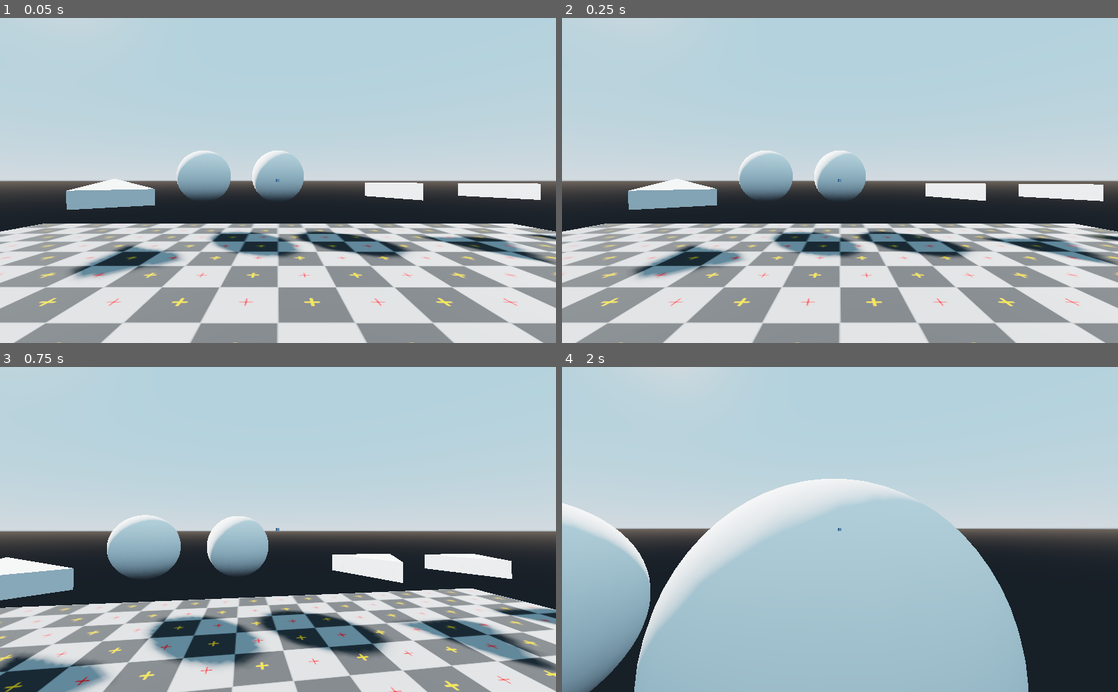
Above: before the commit, frames 1-4 (two rows, left to right).
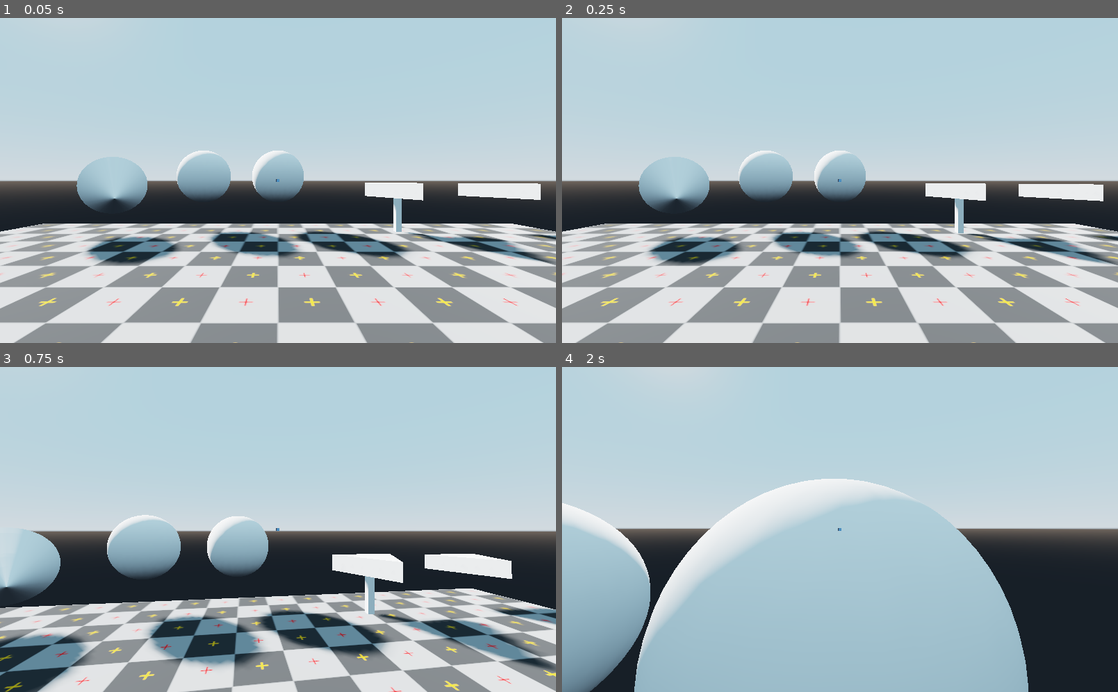
Above: after the commit, the same moments.

Repository: Linko-3D/Godot-Templates-Collection
Game: Godot game, scene res://Sandbox.tscn
Same seed, same stepped clock (60 frames per second), same inputs: the game is played once before the commit and once after it. The engine's default icon, where the game draws it, is replaced by a stand-in: a white triangle on a blue panel in a dark square.
Inputs (mouse positions are in pixels of both pictures, inside the frame that each line leads up to):
- Up to frame 1 (0.05 s): no input
- Up to frame 2 (0.25 s): no input
- Up to frame 3 (0.75 s): tap Enter (ui_accept) at 0.5 s; move the mouse to (305, 529) at 0.52 s; hold Up (ui_up) from 0.53 s (still down); click (305, 529) at 0.67 s
- Up to frame 4 (2 s): keep holding Up (ui_up); tap Enter (ui_accept) at 0.77, 1.52 s; move the mouse to (812, 529) at 1.27 s

The runs differ from the first frame. In frame 1, 3.2% of the frame differs, in the area x 11-80%, y 42-81%; in frame 2, 3.2%; in frame 3, 4.3%, in the area x 0-76%, y 49-100%; in frame 4, nothing differs.

Commit message:
tweaks

Diff:
--- /dev/null
+++ b/Templates/3D/AI/CanSee/CanSee.gd
@@ -0,0 +1,13 @@
+extends Spatial
+
+# Declare member variables here. Examples:
+# var a = 2
+# var b = "text"
+
+# Called when the node enters the scene tree for the first time.
+func _ready():
+	pass # Replace with function body.
+
+# Called every frame. 'delta' is the elapsed time since the previous frame.
+#func _process(delta):
+#	pass
--- /dev/null
+++ b/Templates/3D/AI/CanSee/CanSee.tscn
@@ -0,0 +1,23 @@
+[gd_scene load_steps=4 format=2]
+
+[ext_resource path="res://Templates/3D/AI/CanSee/CanSee.gd" type="Script" id=1]
+
+[sub_resource type="SphereMesh" id=1]
+
+[sub_resource type="CylinderMesh" id=2]
+height = 2.44
+
+[node name="CanSee" type="Spatial"]
+script = ExtResource( 1 )
+
+[node name="RayCast" type="RayCast" parent="."]
+transform = Transform( 1, 0, 0, 0, -4.37114e-008, -1, 0, 1, -4.37114e-008, 0, 0, 0 )
+
+[node name="MeshInstance" type="MeshInstance" parent="."]
+transform = Transform( 1, 0, 0, 0, -4.37114e-008, -1, 0, 1, -4.37114e-008, 0, 0, 0 )
+mesh = SubResource( 1 )
+material/0 = null
+
+[node name="MeshInstance" type="MeshInstance" parent="MeshInstance"]
+mesh = SubResource( 2 )
+material/0 = null
--- a/Templates/3D/AI/LookAt/LookAt.tscn
+++ b/Templates/3D/AI/LookAt/LookAt.tscn
@@ -2,8 +2,8 @@
 
 [ext_resource path="res://Templates/3D/AI/LookAt/LookAt.gd" type="Script" id=1]
 
-[sub_resource type="PrismMesh" id=1]
-size = Vector3( 2, 2, 0.5 )
+[sub_resource type="CylinderMesh" id=1]
+bottom_radius = 0.001
 
 [node name="LookAt" type="Spatial"]
 script = ExtResource( 1 )
--- a/Templates/3D/AI/MoveToAdv/MoveToAdv.tscn
+++ b/Templates/3D/AI/MoveToAdv/MoveToAdv.tscn
@@ -1,11 +1,14 @@
-[gd_scene load_steps=4 format=2]
+[gd_scene load_steps=5 format=2]
 
 [ext_resource path="res://Templates/3D/AI/MoveToAdv/MoveToAdv.gd" type="Script" id=1]
 
 [sub_resource type="PrismMesh" id=1]
 size = Vector3( 2, 2, 0.5 )
 
-[sub_resource type="ConvexPolygonShape" id=2]
+[sub_resource type="CubeMesh" id=2]
+size = Vector3( 0.2, 0.2, 1.5 )
+
+[sub_resource type="ConvexPolygonShape" id=3]
 points = PoolVector3Array( 0, 1, 0.25, 0, 1, -0.25, 0, 1, 0.25, 0, 1, -0.25, -1, -1, 0.25, 1, -1, -0.25, 1, -1, 0.25, -1, -1, -0.25, 0, 1, 0.25, 0, 1, -0.25, 0, 1, -0.25, 0, 1, 0.25, 1, -1, 0.25, -1, -1, -0.25, 1, -1, -0.25, -1, -1, 0.25, -1, -1, 0.25, 1, -1, 0.25, -1, -1, -0.25, 1, -1, -0.25 )
 
 [node name="MoveToAdv" type="KinematicBody"]
@@ -16,6 +19,11 @@
 mesh = SubResource( 1 )
 material/0 = null
 
+[node name="MeshInstance" type="MeshInstance" parent="MeshInstance"]
+transform = Transform( 1, 0, 0, 0, 1, 0, 0, 0, 1, 0, -0.5, 0.976 )
+mesh = SubResource( 2 )
+material/0 = null
+
 [node name="CollisionShape" type="CollisionShape" parent="."]
 transform = Transform( 1, 0, 0, 0, -4.37114e-008, -1, 0, 1, -4.37114e-008, 0, 0, 0 )
-shape = SubResource( 2 )
+shape = SubResource( 3 )
Not shown: 2 places in Templates/3D/AI/MoveTo/MoveTo.tscn that only renumber resources
